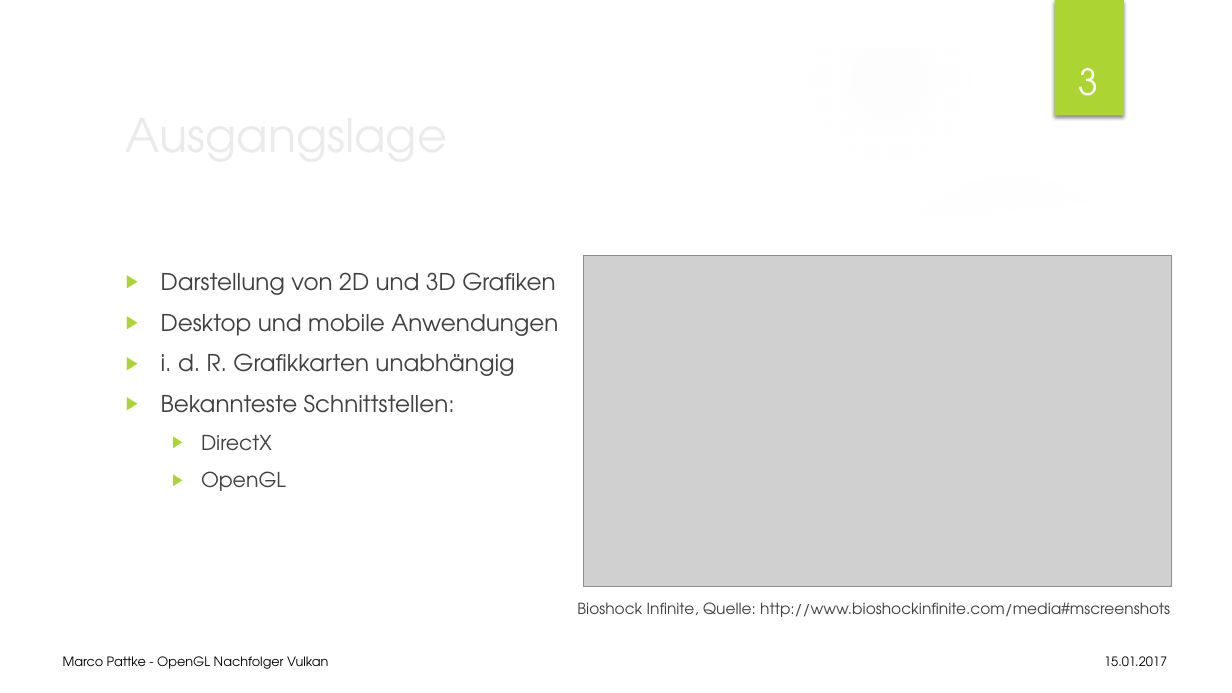
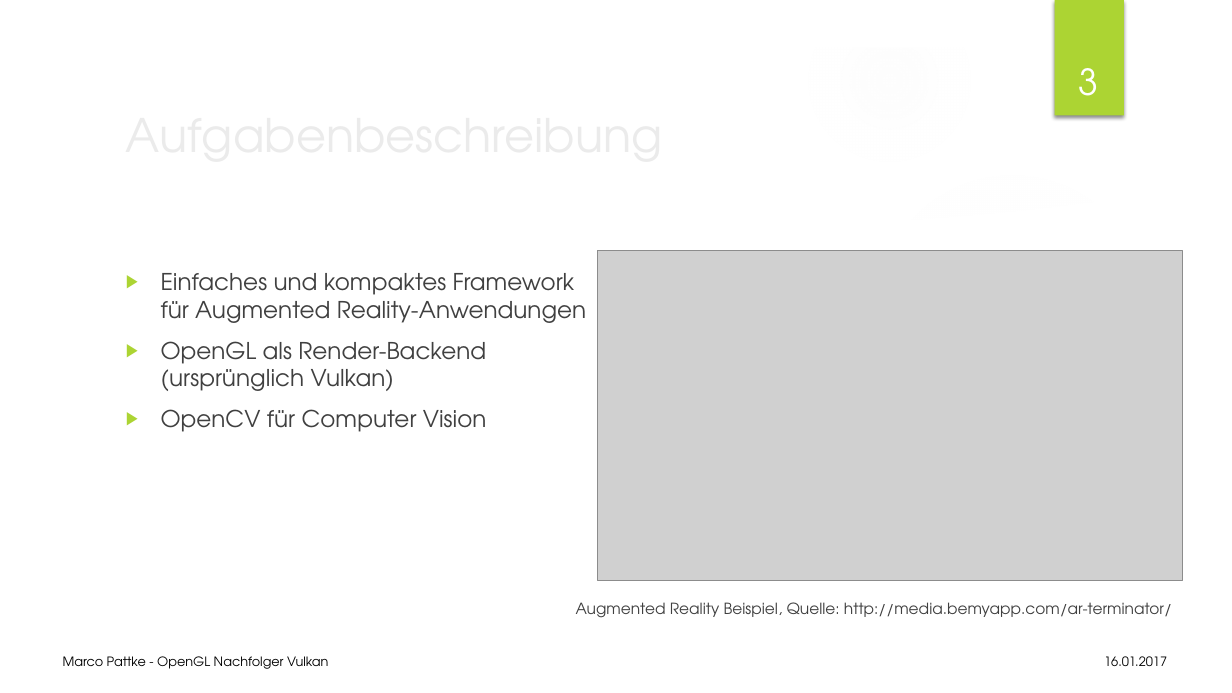
Before and after one commit to JimWest/LwAr, a slide deck: slide 3 of Docu/Präsentation_LwAR.pptx. Drawn at 1232x693 pixels with LibreOffice and Linux fonts; fonts in the diff are those of the drawing; grey boxes stand for pictures; background and template pictures are left out. Boxes give left, top, right and bottom in pixels: in the first picture for what was removed or moved away, otherwise in the second. Text is boxed around its words. In the diff, an @@ line names an element or a change of style, - is before the commit and + after.

```diff
--- a/Docu/Präsentation_LwAR.pptx
+++ b/Docu/Präsentation_LwAR.pptx
@@ title at [116,98,1002,169]: text changed @@
-Ausgangslage
+Aufgabenbeschreibung
@@ picture: place and size @@
-picture at [583,255,1172,586]
+picture at [598,251,1183,581]
@@ text at [161,273,586,432]: text changed @@
-▶ Darstellung von 2D und 3D Grafiken
-▶ Desktop und mobile Anwendungen
-▶ i. d. R. Grafikkarten unabhängig
-▶ Bekannteste Schnittstellen:
-  ▶ DirectX
-  ▶ OpenGL
+▶ Einfaches und kompaktes Framework für Augmented Reality-Anwendungen
+▶ OpenGL als Render-Backend (ursprünglich Vulkan)
+▶ OpenCV für Computer Vision
@@ text at [576,602,1172,618]: text changed @@
-Bioshock Infinite, Quelle: http://www.bioshockinfinite.com/media#mscreenshots
+Augmented Reality Beispiel, Quelle: http://media.bemyapp.com/ar-terminator/
@@ text at [1104,656,1167,666]: text changed @@
-15.01.2017
+16.01.2017
```
Also in this commit, not shown: 17 other slides changed.
